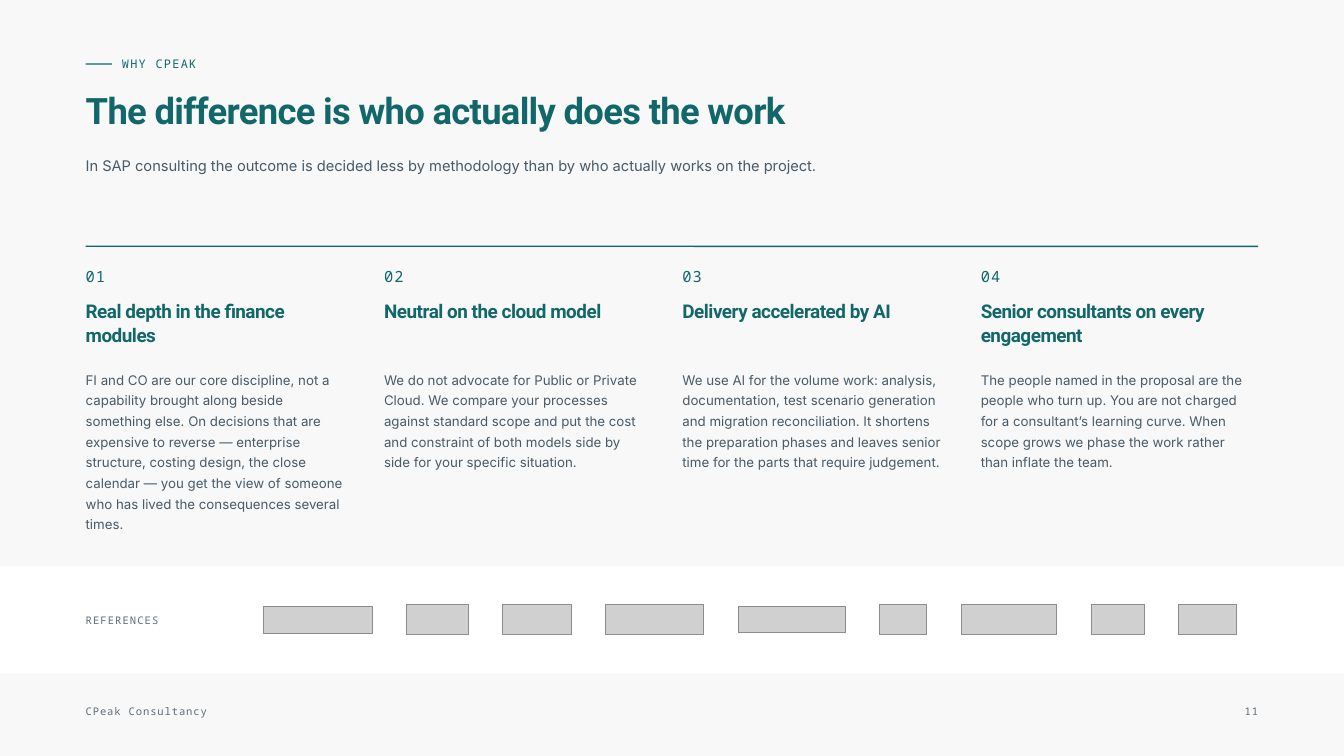
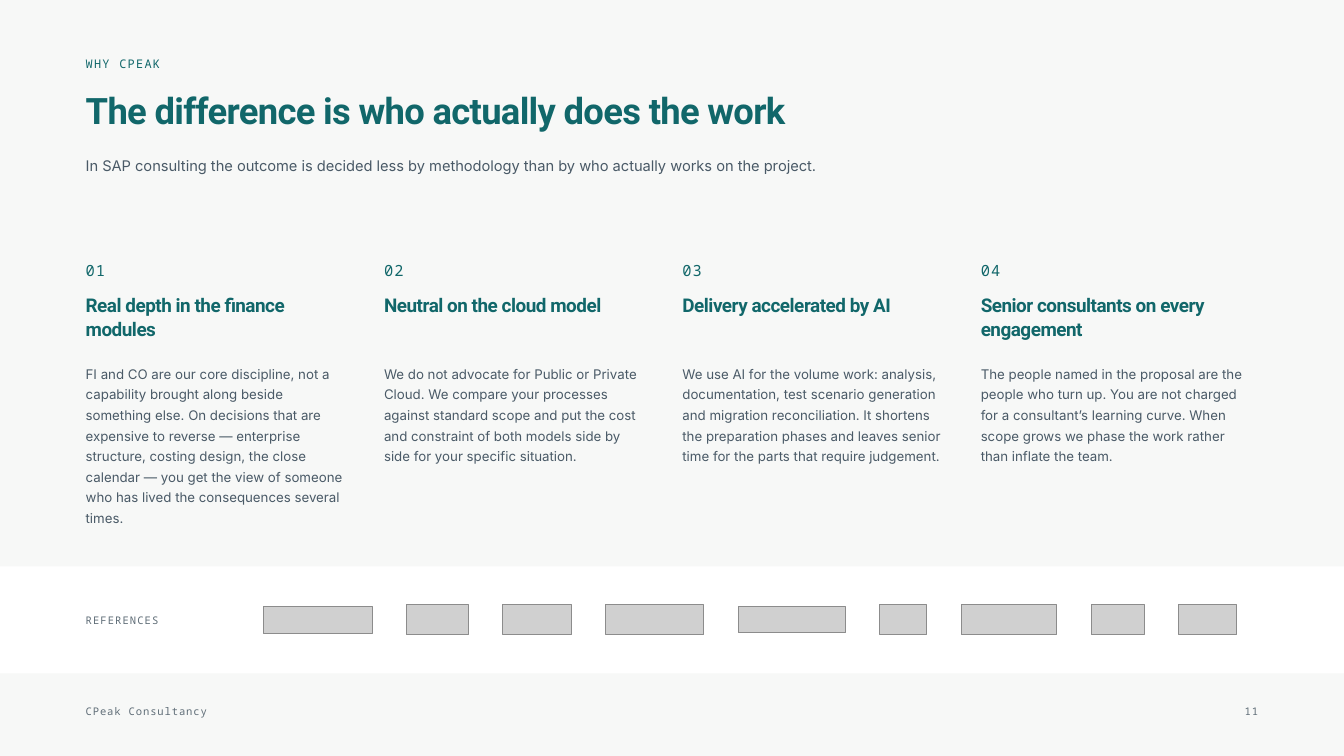
Before and after one commit to narinygt/Default, a slide deck: slide 11 of sunum/CPeak-Consultancy-Company-Overview.pptx. Drawn at 1344x756 pixels with LibreOffice and Linux fonts; fonts in the diff are those of the drawing; grey boxes stand for pictures. Boxes give left, top, right and bottom in pixels: in the first picture for what was removed or moved away, otherwise in the second. Text is boxed around its words. In the diff, an @@ line names an element or a change of style, - is before the commit and + after.

```diff
--- a/sunum/CPeak-Consultancy-Company-Overview.pptx
+++ b/sunum/CPeak-Consultancy-Company-Overview.pptx
@@ text "WHY CPEAK": place and size @@
-text "WHY CPEAK" at [122, 59, 197, 68]
+text "WHY CPEAK" at [86, 59, 160, 68]
@@ line removed from (86, 65) to (112, 65) @@
@@ line removed from (86, 246) to (1258, 246) @@
@@ 12 texts: place and size @@
-12 texts at [86, 271, 1242, 529]
+12 texts at [86, 265, 1242, 523]
```
Also in this commit, not shown: 11 other slides changed, 6 other files.
